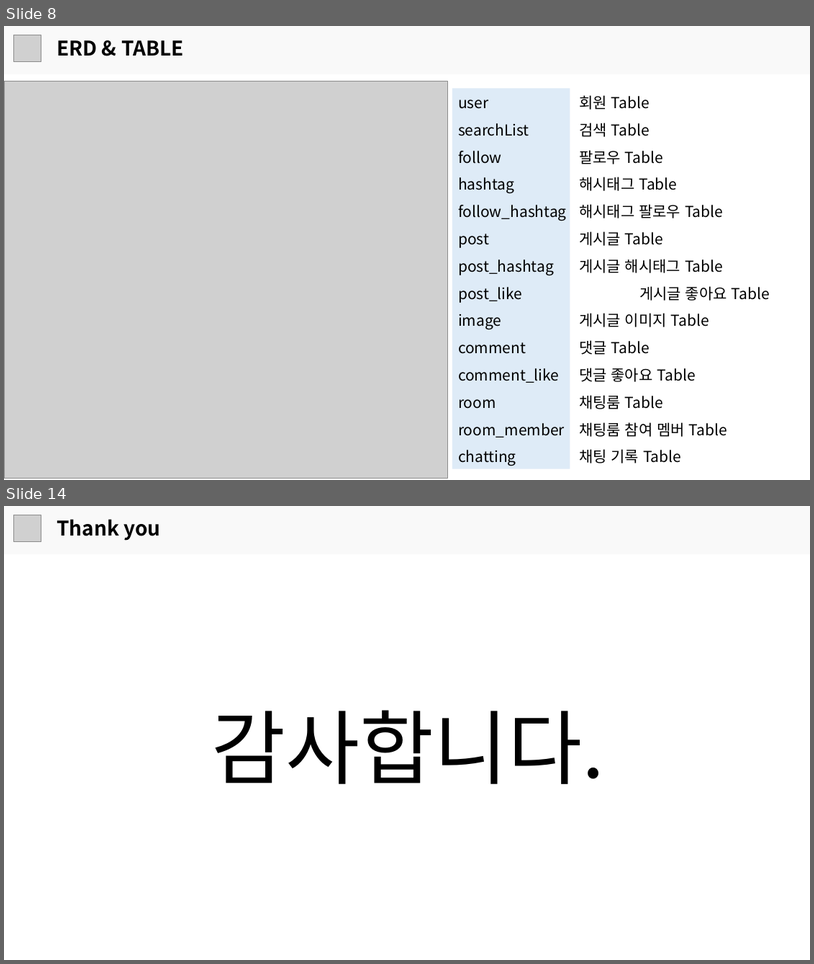
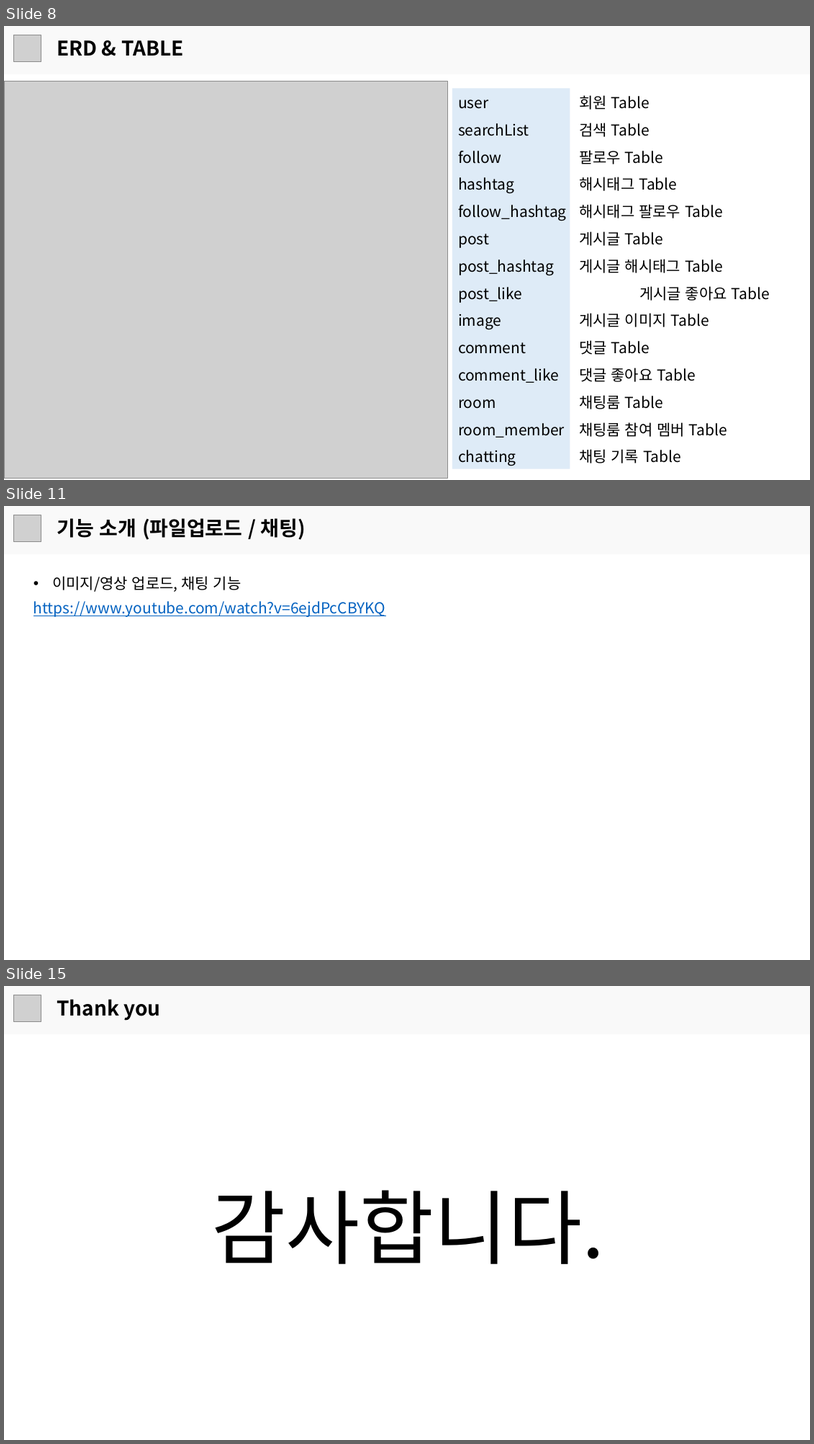
Before and after one commit to JGwanghou/Photostagram_, a slide deck: 프로젝트 발표 보고서.pptx. Shown one above the other, each under a label of ours: slides 8 and 14 before the commit, slides 8, 11 and 15 after it; the slides between them are not shown. The pictures are 814x964 and 814x1444 pixels, drawn with LibreOffice and Linux fonts; fonts in the diff are those of the drawing; grey boxes stand for pictures. Boxes give left, top, right and bottom in pixels: in the first picture for what was removed or moved away, otherwise in the second. Text is boxed around its words. In the diff, an @@ line names an element or a change of style, - is before the commit and + after.

```diff
--- a/프로젝트 발표 보고서.pptx
+++ b/프로젝트 발표 보고서.pptx
@@ slide 11 added at box(4, 506, 810, 960), background #FFFFFF @@
@@ rectangle added at box(4, 506, 810, 554), fill #F9F9F9 @@
@@ picture added at box(13, 515, 41, 542) @@
@@ text added at box(57, 518, 306, 540), 24 pt, text #000000, bold @@
+기능 소개 (파일업로드 / 채팅)
@@ text added at box(52, 576, 242, 592), 18 pt, text #000000 @@
+• 이미지/영상 업로드, 채팅 기능
@@ text added at box(34, 601, 386, 617), 18 pt, text #0563C1, underline @@
+https://www.youtube.com/watch?v=6ejdPcCBYKQ
@@ what was slide 14 is now slide 15 @@
```
Also in this commit, not shown: 6 slides changed, 3 other slides added, 3 slides removed, 8 other files.
